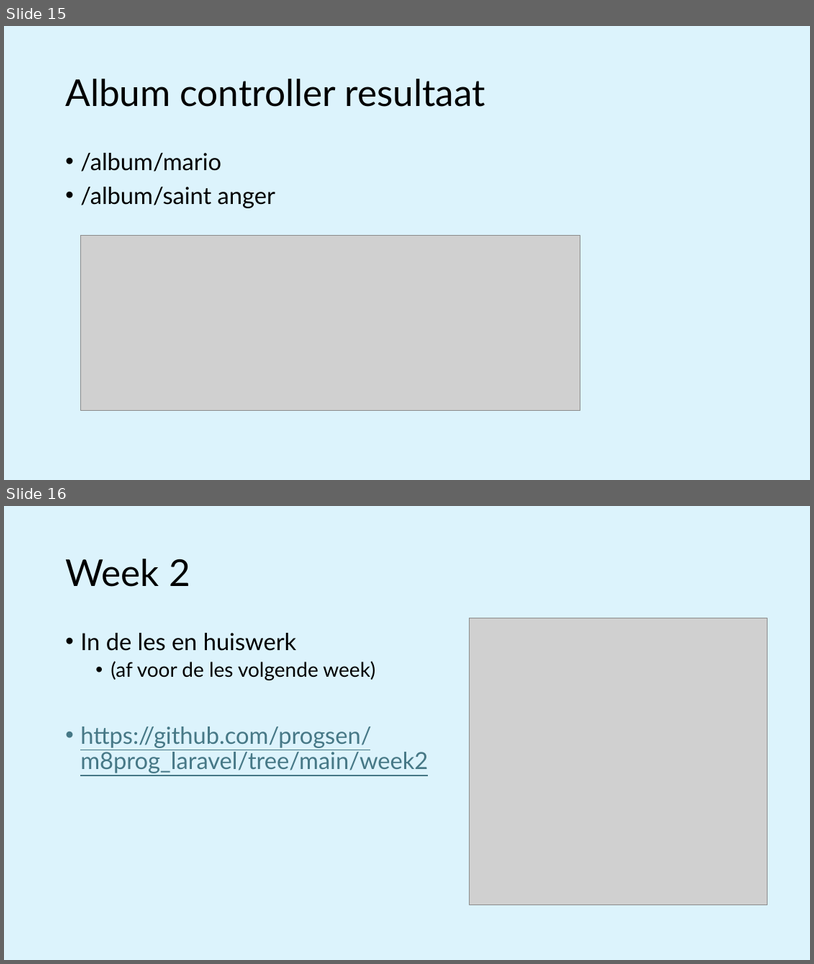
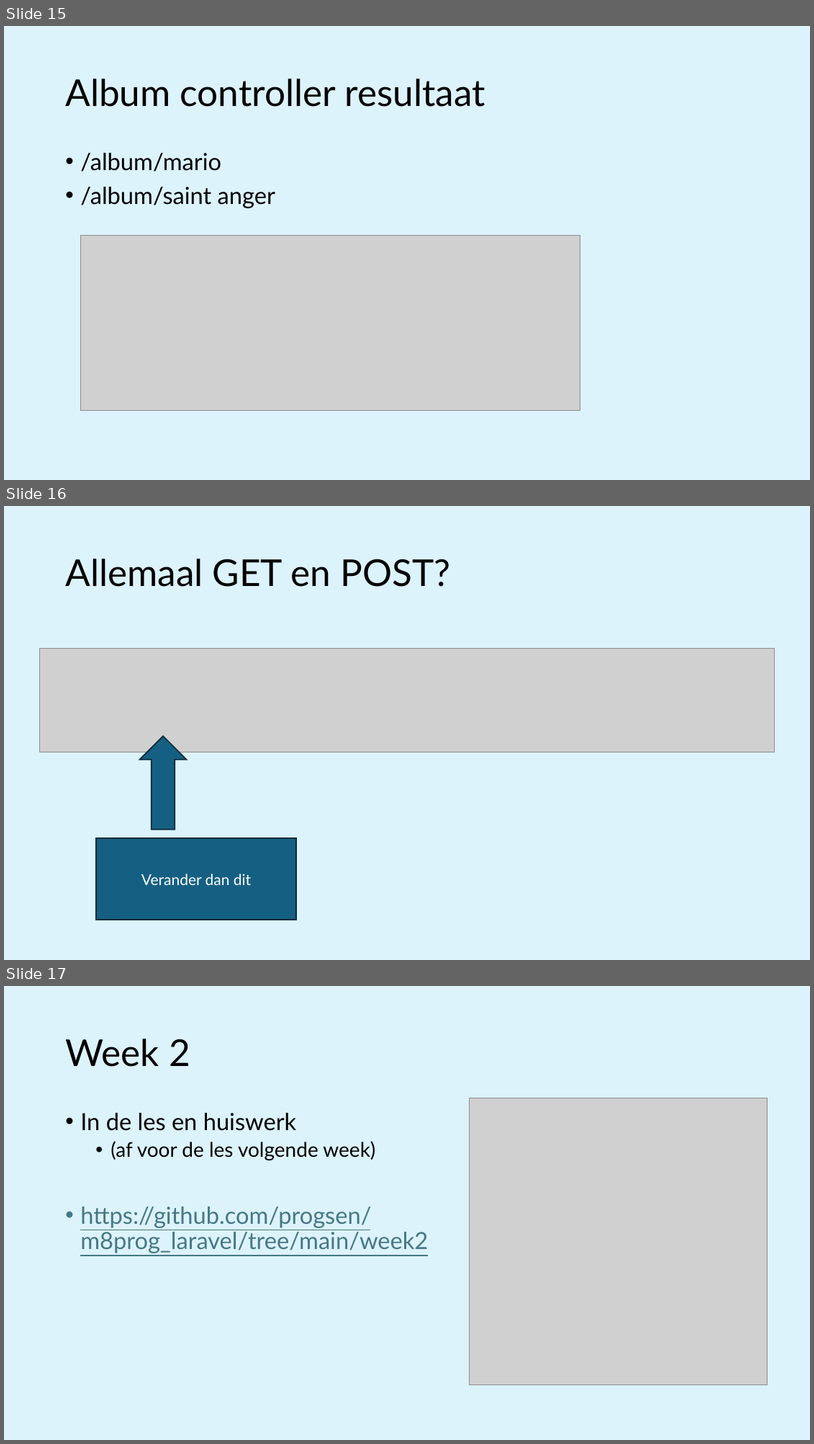
Before and after one commit to progsen/m8prog_laravel, a slide deck: week2/M8Prog laravel 02 - Nav en routes.pptx. Shown one above the other, each under a label of ours: slides 15 and 16 before the commit, slides 15, 16 and 17 after it. The pictures are 814x964 and 814x1444 pixels, drawn with LibreOffice and Linux fonts; fonts in the diff are those of the drawing; grey boxes stand for pictures. Boxes give left, top, right and bottom in pixels: in the first picture for what was removed or moved away, otherwise in the second. Text is boxed around its words. In the diff, an @@ line names an element or a change of style, - is before the commit and + after.

```diff
--- a/week2/M8Prog laravel 02 - Nav en routes.pptx
+++ b/week2/M8Prog laravel 02 - Nav en routes.pptx
@@ slide 16 added at bbox=[4, 506, 810, 960], background #CAEEFB at 65% opacity @@
@@ title added at bbox=[65, 559, 451, 587], 44 pt, text #000000 @@
+Allemaal GET en POST?
@@ picture added at bbox=[40, 648, 775, 752] @@
@@ down arrow added at bbox=[140, 736, 187, 829], fill #156082, outline #092A39 1.5 pt @@
@@ rectangle added at bbox=[96, 838, 296, 919], fill #156082, outline #092A39 1.5 pt, 18 pt, text #FFFFFF @@
+Verander dan dit
@@ what was slide 16 is now slide 17 @@
```
Also in this commit, not shown: 1 other file.
